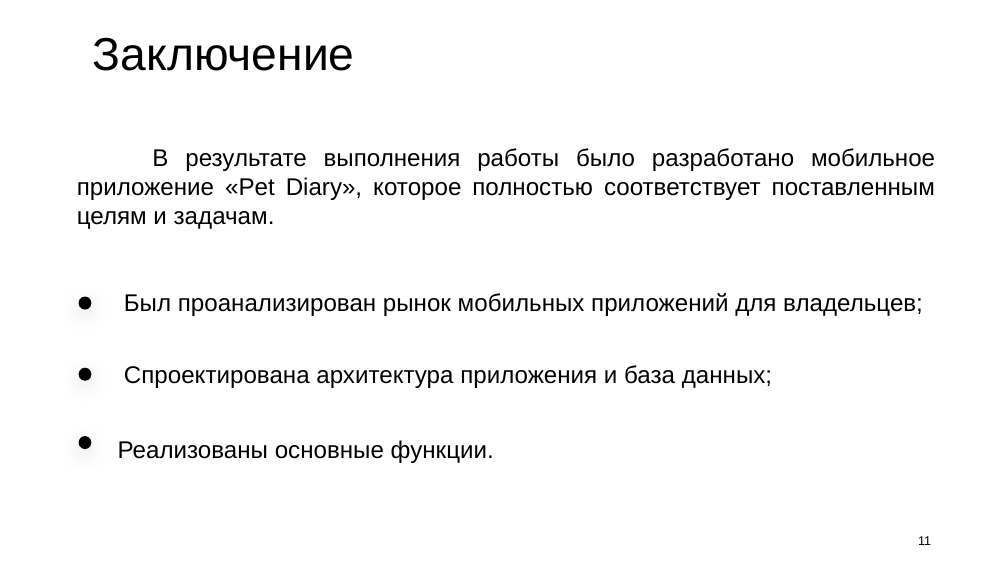
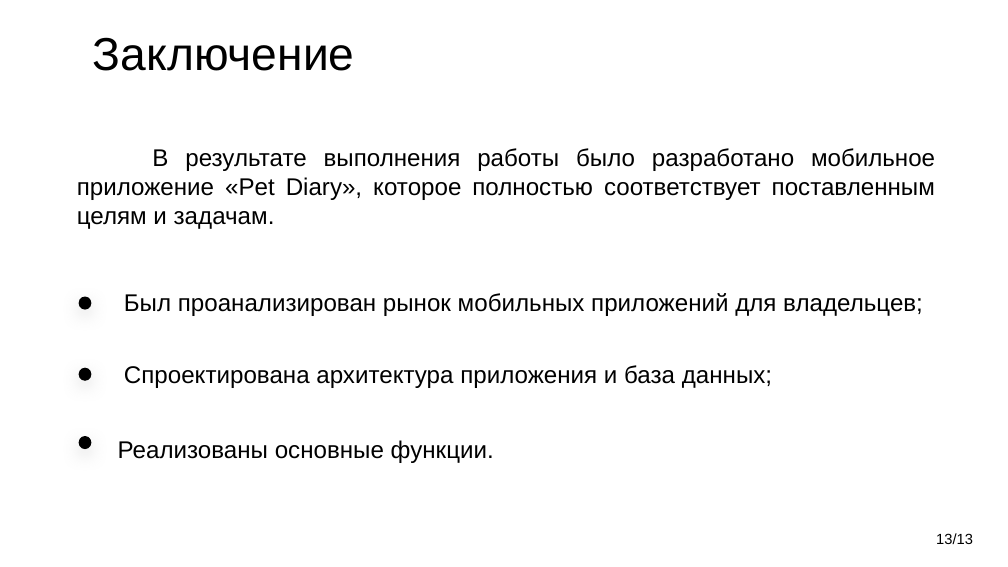
Before and after one commit to kattrin0/petDiarry_, a slide deck: slide 13 of documentation/презентация_PetDiary.pptx (slide 11 before the commit). Drawn at 1008x567 pixels with LibreOffice and Linux fonts; fonts in the diff are those of the drawing. Boxes give left, top, right and bottom in pixels: in the first picture for what was removed or moved away, otherwise in the second. Text is boxed around its words. In the diff, an @@ line names an element or a change of style, - is before the commit and + after.

```diff
--- a/documentation/презентация_PetDiary.pptx
+++ b/documentation/презентация_PetDiary.pptx
@@ page number removed at box(918, 536, 931, 545) @@
-11
@@ page number added at box(936, 533, 973, 544), 14 pt, text #000000 @@
+13/13
```
Also in this commit, not shown: 3 other slides changed, 7 slides added, 5 slides removed, 1 other file.
